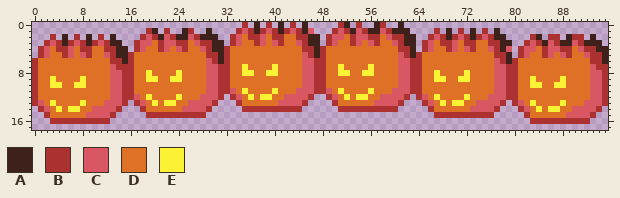
A sprite sheet gets an edit: src/main/resources/sprites/actors/bomb.png. This is how it looked before the edit.
The file is 96x18 pixels.
Palette (. is transparent): A #3f211b  B #ac3232  C #d95763  D #df7126  E #fbf236
Pixels before, first column x 0:
 0 ...................................B.A.B.A.B.A.....BA.B..AB..A..................................
 1 ...................BA.B..AB..A....BCBABCBABCBAC...BCBACBAACBAAA....B.A.B.A.B.A..................
 2 ...B.A.B.A.B.A....BCBACBAACBAAA..BCDBBCDBBDDBBAA.BCCDBCCBBDCBBAA..BCBABCBABCBAA....BA.BB.ABB.A..
 3 ..BCBABCBABCBAA..BCCDBCCBBDCBBAA.BCDDBCDCBDDCBAA.BCDDBCDCBDDCBAA.BCDBBCDBBDDBBAA..BCBACBAACBAAA.
 4 .BCDBBCDBBDDBBAA.BCDDBCDCBDDCBAABDDDDDDDDDDDDBBABDDDDDDDDDDDDBBA.BCDDBCDCBDDCBAC.BCCDBCCBBDCBBAA
 5 .BCDDBCDCBDDCBAABDDDDDDDDDDDDBBABDDDDDDDDDDDDCBABDDDDDDDDDDDDCBABDDDDDDDDDDDDBBA.BCDDBCDCBDDCBBA
 6 BDDDDDDDDDDDDBBABDDDDDDDDDDDDCBABDDDDDDDDDDDDCCBBDDDDDDDDDDDDCCBBDDDDDDDDDDDDCBABDDDDDDDDDDDDBBA
 7 BDDDDDDDDDDDDCBBBDDDDDDDDDDDDCCBBDDEDDDDEDDDDCCBBDDEDDDDEDDDDCCBBDDDDDDDDDDDDCCBBDDDDDDDDDDDDCBB
 8 BDDDDDDDDDDDDCCBBDDEDDDDEDDDDCCBBDDEEDDEEDDDDCCBBDDEEDDEEDDDDCCBBDDEDDDDEDDDDCCBBDDDDDDDDDDDDCCB
 9 BDDEDDDDEDDDDCCBBDDEEDDEEDDDDCCBBDDDDDDDDDDDDCCBBDDDDDDDDDDDDCCBBDDEEDDEEDDDDCCBBDDEDDDDEDDDDCCB
10 BDDEEDDEEDDDDCCBBDDDDDDDDDDDDCCBBDDDDDDDDDDDDCCBBDDDDDDDDDDDDCCBBDDDDDDDDDDDDCCBBDDEEDDEEDDDDCCB
11 BDDDDDDDDDDDDCCBBDDDDDDDDDDDDCCBBCDEDDDDEDDDCCCBBCDEDDDDEDDDCCCBBDDDDDDDDDDDDCCBBDDDDDDDDDDDDCCB
12 BDDDDDDDDDDDDCCBBCDEDDDDEDDDCCCB.BCDEDEEDDCCCCB..BCDEDEEDDCCCCB.BCDEDDDDEDDDCCCBBDDDDDDDDDDDDCCB
13 BCDEDDDDEDDDCCCB.BCDEDEEDDCCCCB...BDDDDDDCCCCB....BDDDDDDCCCCB...BCDEDEEDDCCCCB.BCDEDDDDEDDDCCCB
14 .BCDEDEEDDCCCCB...BDDDDDDCCCCB.....BBBBBBBBBB......BBBBBBBBBB.....BDDDDDDCCCCB...BCDEDEEDDCCCCB.
15 ..BDDDDDDCCCCB.....BBBBBBBBBB......................................BBBBBBBBBB.....BDDDDDDCCCCB..
16 ...BBBBBBBBBB......................................................................BBBBBBBBBB...
Now the later version:
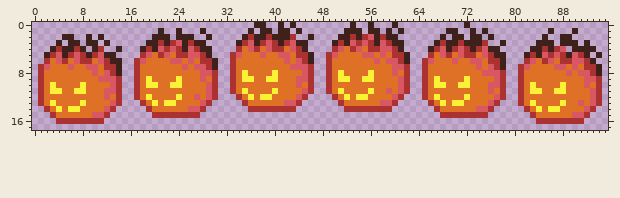
What changed:
Changed rows in their new state; - is an unchanged pixel.
first column x 0:
 0 -----------------------------------.--A.---A-.-----..A.-A..-A.----------A-----------------------
 1 -------------------..A.-A..-A.----..A.AA.-A.A..---..A-A.--.A.-.----.--A.---A-.--------A---A-----
 2 ---.--A.---A-.----..A-A.--A..-.--..A-AABAAAB..-.-..AA-ABCABAA...--..A.AA.-A.A..----..A..A-..-.--
 3 --..A.AA.-A.A..--..AA-ABCABAA...-.ABCABCBABCAA..-.ABACBCBACBAA..-..A-AABAAAB..-.--..A-A.--A.-..-
 4 -..A-AABA.AB..-.-.ABACBCBACBAA....B-CB-CBB-CBA....BC-BC-BBCCBA..-.ABCABCBABCAA..-..AA-ABC.AAAA..
 5 -.ABCABCBABCAA....BC-BC-BBCCBA...BC---C--CC-BBA..BC----CC-C-BBA...B-CB-CBB-CBAA.-.ABACBCBACBA.A.
 6 ..B-CB-CBB-CBAA..BC----CC-C-BBA..B--------C-CBA..B-------C-CCBA..BC---C--CC-BBA...BC-BC-BBCCBA..
 7 .BC---C--CC-BBA..B-------C-CCBA..B-D----D--CC-B..B-D----D---C-B..B--------C-CBA..BC----CC-C-BBA.
 8 .B--------C-CBA..B-D----D---C-B..B--D--D------B..B--D--D----CDB..B-D----D--CC-B..B-------C-CCBA.
 9 .B-D----D--CC-B..B--D--D----CDB..B-EE--EE---C-B..B-EE--EE-----B..B--D--D------B..B-D----D---C-B.
10 .B--D--D------B..B-EE--EE-----B..B----------CDB..B------------B..B-EE--EE---C-B..B--D--D----CDB.
11 .B-EE--EE---C-B..B------------B..B----------D-B..B---------CD-B..B----------CDB..B-EE--EE-----B.
12 .B----------CDB..B---------CD-B.-.B-------DD-B.--.B-------DD-B.-.B----------D-B..B------------B.
13 .B----------D-B.-.B-------DD-B.---.B-----D--B.----.B-----D--B.---.B-------DD-B.-.B---------CD-B.
14 -.B-------DD-B.---.B-----D--B.-----.--------.------.--------.-----.B-----D--B.---.B-------DD-B.-
15 --.B-----D--B.-----.--------.--------------------------------------.--------.-----.B-----D--B.--
16 ---.--------.----------------------------------------------------------------------.--------.---
Changed places in both pictures, as pixel boxes (x1, y1, x2, y2):
changed: (32, 22, 608, 124)
